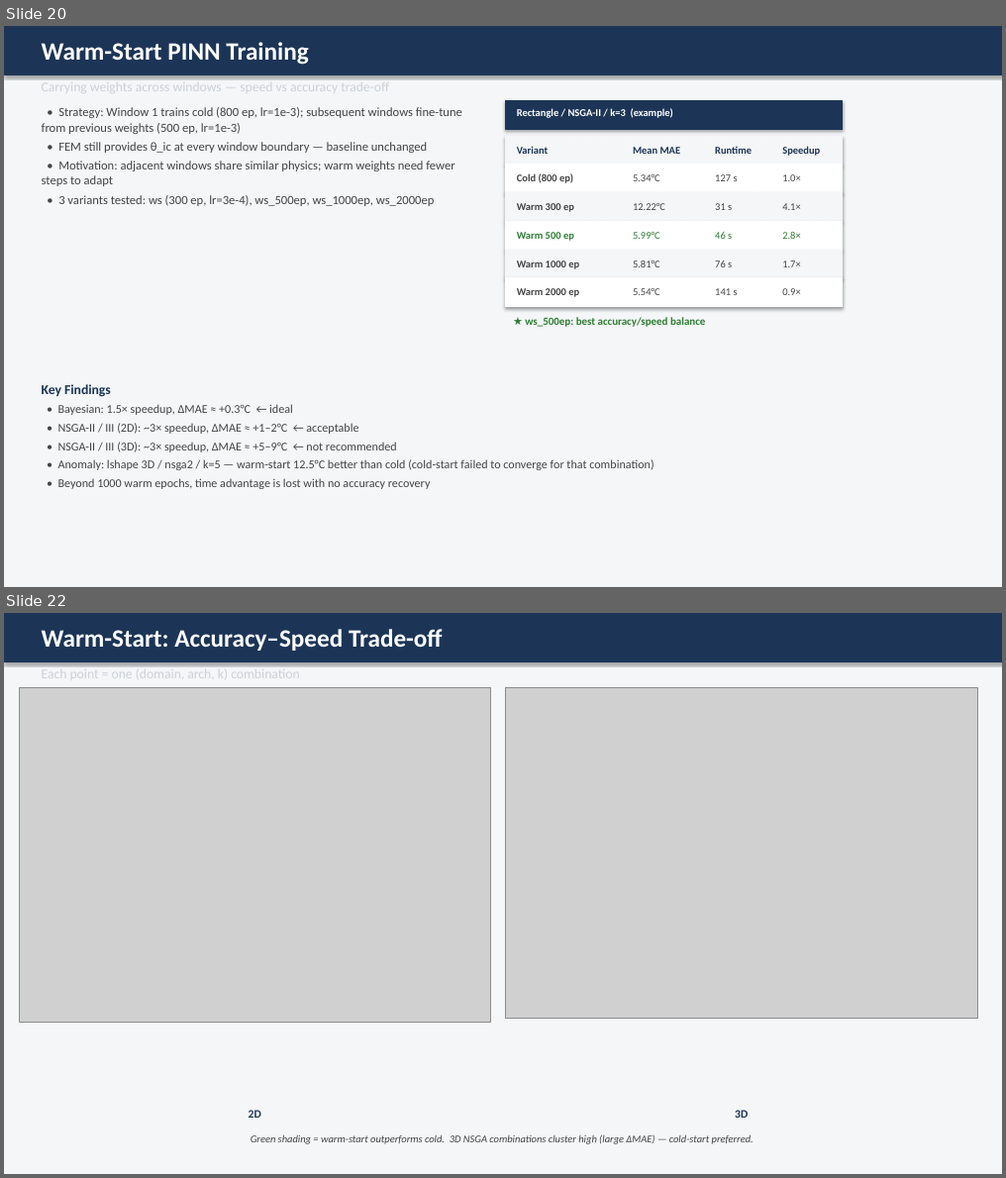
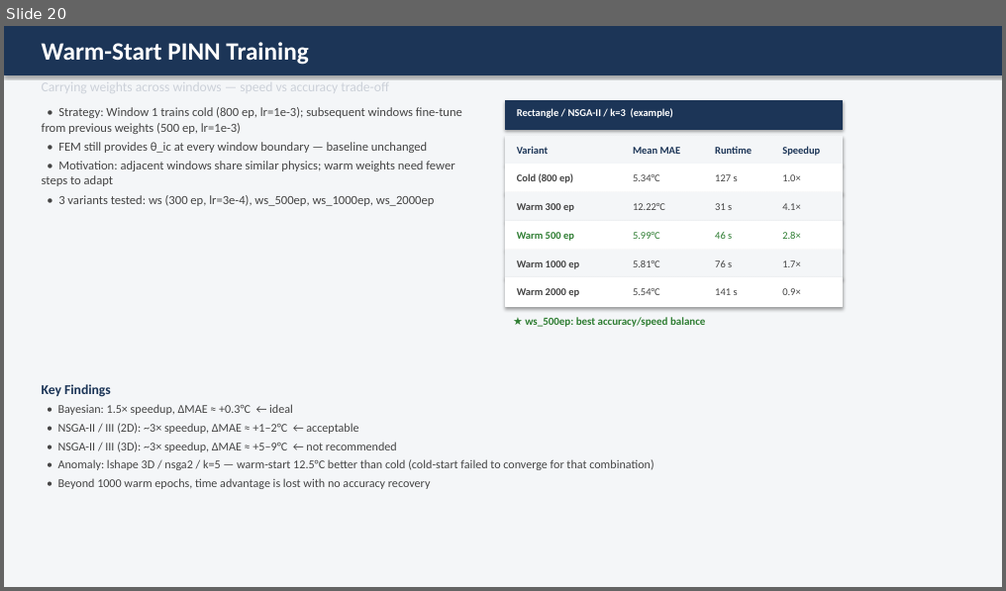
Before and after one commit to Omer8693/NAS-PINNS1, a slide deck: thermal_pinn/reports/NAS_PINN_Thermal_Quenching.pptx. Shown one above the other, each under a label of ours: slides 20 and 22 before the commit, slide 20 after it; the slides between them are not shown. The pictures are 1006x1178 and 1006x591 pixels, drawn with LibreOffice and Linux fonts; fonts in the diff are those of the drawing; grey boxes stand for pictures. Boxes give left, top, right and bottom in pixels: in the first picture for what was removed or moved away, otherwise in the second. Text is boxed around its words. In the diff, an @@ line names an element or a change of style, - is before the commit and + after.

```diff
--- a/thermal_pinn/reports/NAS_PINN_Thermal_Quenching.pptx
+++ b/thermal_pinn/reports/NAS_PINN_Thermal_Quenching.pptx
@@ slide 22 removed at [4,613,1002,1174], background #FFFFFF @@
@@ rectangle removed at [4,613,1002,1174] @@
@@ rectangle removed at [4,613,1002,662] @@
@@ text removed at [42,629,443,651] @@
-Warm-Start: Accuracy–Speed Trade-off
@@ text removed at [42,666,299,683] @@
-Each point = one (domain, arch, k) combination
@@ picture removed at [19,688,491,1023] @@
@@ picture removed at [506,688,977,1018] @@
@@ text removed at [249,1110,261,1118] @@
-2D
@@ text removed at [735,1110,747,1118] @@
-3D
@@ text removed at [251,1135,753,1145] @@
-Green shading = warm-start outperforms cold. 3D NSGA combinations cluster high (large ΔMAE) — cold-start preferred.
```
Also in this commit, not shown: 12 slides changed, 2 slides added, 4 other slides removed, 6 other files.
